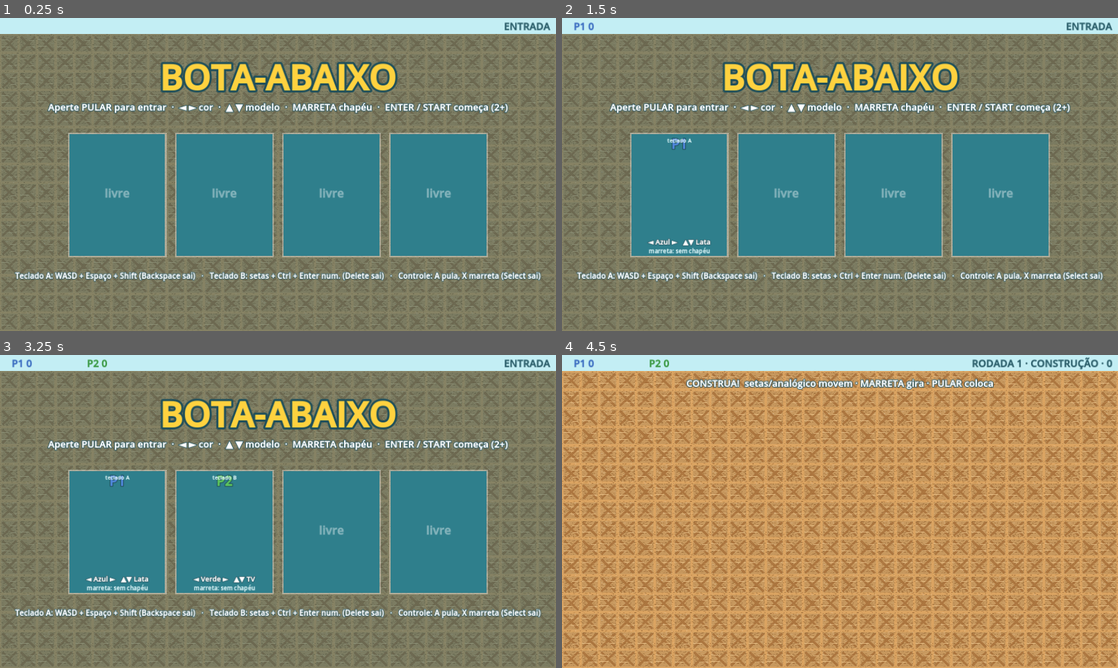
Above: before the commit, frames 1-4 (two rows, left to right).
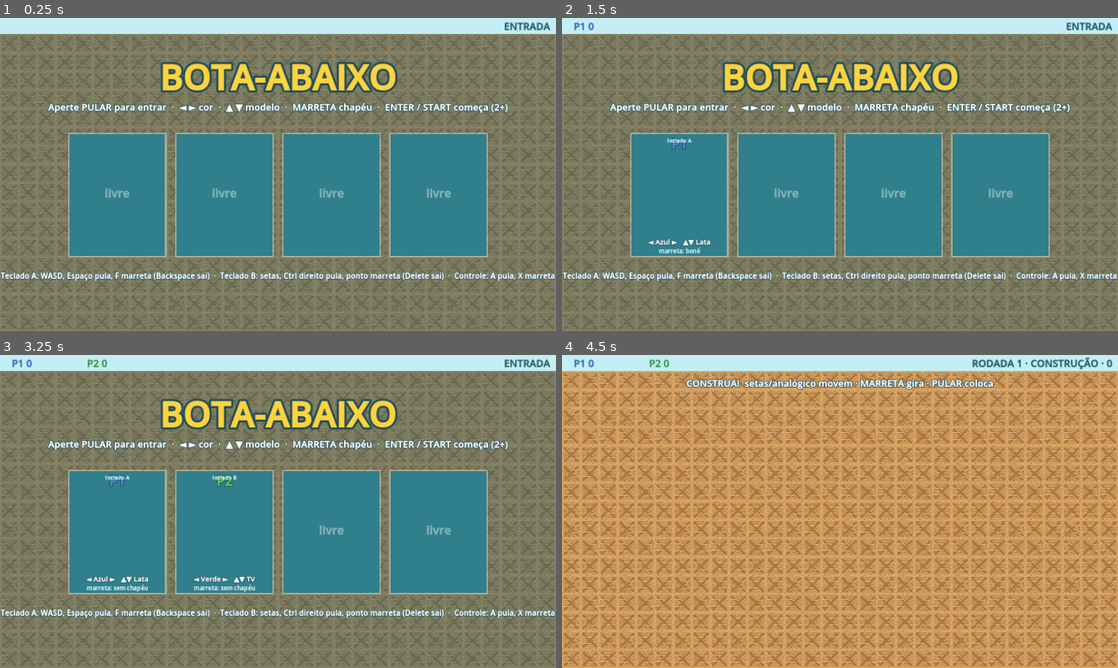
Above: after the commit, the same moments.

Repository: joao992001/bota-abaixo-teste-2
Game: Godot game, scene res://main.tscn
The game is run twice, just before and just after one commit, with the same random seed, the same clock (stepped at 60 frames per second) and the same inputs.
Inputs (mouse positions are in pixels of both pictures, inside the frame that each line leads up to):
- Up to frame 1 (0.25 s): no input
- Up to frame 2 (1.5 s): tap Enter at 0.5 s; move the mouse to (962, 158) at 0.52 s; hold Right from 0.53 s (still down); tap F at 0.6 s; click (962, 158) at 0.67 s; tap Space at 0.77, 1.07, 1.25 s; tap E at 0.8, 1.35 s; move the mouse to (728, 190) at 1.27 s
- Up to frame 3 (3.25 s): tap Space at 1.52, 1.82, 2.75, 3.02 s; tap Enter at 1.55, 2, 2.1 s; move the mouse to (333, 442) at 2.02 s; release Right at 2.03 s; hold A 2.03-2.78 s; tap Backspace at 2.3, 2.85 s; move the mouse to (250, 574) at 2.77 s; hold Right from 2.78 s (still down); click (250, 574) at 2.92 s; tap L at 3.05 s
- Up to frame 4 (4.5 s): tap Space at 3.32, 3.77, 4.07, 4.25 s; tap Enter at 3.5 s; move the mouse to (1006, 558) at 3.52 s; tap L at 3.6 s; tap Keypad Enter at 3.8, 4.35 s; move the mouse to (673, 464) at 4.27 s; release Right at 4.28 s; hold A from 4.28 s (still down)

The runs differ from the first frame. In frame 1, 1.7% of the frame differs, in the area x 0-100%, y 80-85%; in frame 2, 1.8%, in the area x 0-100%, y 73-85%; in frame 3, 1.7%; in frame 4, nothing differs.
Error in both runs: Trying to assign value of type 'Nil' to a variable of type 'Dictionary'. (res://autoload/data.gd:24)

Commit message:
Corrige marreta sozinha ao apertar setas (Shift fantasma do Windows): teclado sem Shift, Ctrl direito para o teclado B, teclas por evento
Co-Authored-By: Claude Opus 5.5 <noreply@anthropic.com>
Claude-Session: https://claude.ai/code/session_018QUPBRYpVzUA4ooVrpYmDH

Diff:
--- a/game/autoload/player_input.gd
+++ b/game/autoload/player_input.gd
@@ -1,14 +1,16 @@
 extends Node
 ## Entrada por jogador. O jogo pergunta sempre held/pressed(jogador, ação); nunca lê o dispositivo direto.
-## Teclado A: WASD + Espaço (pular) + Shift/F (marreta). Teclado B: setas + Ctrl/L/Num0 (pular) + Enter num./K (marreta).
+## Teclado A: WASD + Espaço (pular) + F/E (marreta). Teclado B: setas + Ctrl direito/Num0/L (pular) + . / Enter num./K (marreta).
+## Sem Shift: no Windows, com NumLock ligado, as setas mandam um Shift "fantasma" (era a marreta sozinha).
+## Teclas lidas por evento (_input), para separar Ctrl esquerdo/direito; "ctrl_r" = só o Ctrl direito.
 ## Controle: analógico/direcional + A (pular) + X/B/RB (marreta) + Start. Enter/Start começa a partida.
 
 const ACTIONS := ["left", "right", "up", "down", "jump", "hammer", "start", "back"]
 const KEYMAP := {
 	"kb_a": {"left": [KEY_A], "right": [KEY_D], "up": [KEY_W], "down": [KEY_S],
-		"jump": [KEY_SPACE], "hammer": [KEY_SHIFT, KEY_F], "start": [KEY_ENTER], "back": [KEY_BACKSPACE]},
+		"jump": [KEY_SPACE], "hammer": [KEY_F, KEY_E], "start": [KEY_ENTER], "back": [KEY_BACKSPACE]},
 	"kb_b": {"left": [KEY_LEFT], "right": [KEY_RIGHT], "up": [KEY_UP], "down": [KEY_DOWN],
-		"jump": [KEY_CTRL, KEY_KP_0, KEY_L], "hammer": [KEY_KP_ENTER, KEY_K], "start": [KEY_ENTER], "back": [KEY_DELETE]},
+		"jump": ["ctrl_r", KEY_KP_0, KEY_L], "hammer": [KEY_PERIOD, KEY_SLASH, KEY_KP_ENTER, KEY_K], "start": [KEY_ENTER], "back": [KEY_DELETE]},
 }
 
 var slots: Array = []   # dispositivo de cada jogador (índice = jogador)
@@ -42,7 +44,7 @@
 		for a in ACTIONS:
 			s[a] = false
 			for k in KEYMAP[dev][a]:
-				if Input.is_physical_key_pressed(k):
+				if key_down(k):
 					s[a] = true
 	elif dev.begins_with("joy"):
 		var j := int(dev.substr(3))
@@ -58,6 +60,27 @@
 		s["start"] = Input.is_joy_button_pressed(j, JOY_BUTTON_START)
 		s["back"] = Input.is_joy_button_pressed(j, JOY_BUTTON_BACK)
 	return s
+
+var _keys := {}   # "tecla:posição" -> apertada (posição separa Ctrl/Shift esquerdo e direito)
+
+func _input(e: InputEvent) -> void:
+	if e is InputEventKey and not e.echo:
+		var k: int = e.physical_keycode if e.physical_keycode != 0 else e.keycode
+		_keys["%d:%d" % [k, e.location]] = e.pressed
+
+func _notification(what: int) -> void:
+	if what == NOTIFICATION_APPLICATION_FOCUS_OUT:
+		_keys.clear()   # janela perdeu o foco: nenhuma tecla fica "presa"
+
+func key_down(k) -> bool:
+	if k is String:
+		match k:
+			"ctrl_r": return _keys.get("%d:%d" % [KEY_CTRL, KEY_LOCATION_RIGHT], false)
+		return false
+	for loc in [KEY_LOCATION_UNSPECIFIED, KEY_LOCATION_LEFT, KEY_LOCATION_RIGHT]:
+		if _keys.get("%d:%d" % [k, loc], false):
+			return true
+	return false
 
 func is_keyboard(dev: String) -> bool:
 	return KEYMAP.has(dev)
--- a/game/tests/driver.gd
+++ b/game/tests/driver.gd
@@ -30,6 +30,15 @@
 		get_tree().quit(1 if fails > 0 else 0)
 
 # ---------------------------------------------------------------- utilidades
+func key_event(k: Key, down: bool, loc := KEY_LOCATION_UNSPECIFIED) -> void:
+	var e := InputEventKey.new()
+	e.physical_keycode = k
+	e.keycode = k
+	e.pressed = down
+	e.location = loc
+	Input.parse_input_event(e)
+	await frames(2)
+
 func frames(n: int) -> void:
 	for i in n:
 		await get_tree().physics_frame
@@ -103,6 +112,24 @@
 
 # ---------------------------------------------------------------- teste
 func autotest() -> void:
+	print("== Teclado (Windows: Shift fantasma nas setas, Ctrl esquerdo x direito)")
+	await key_event(KEY_SHIFT, true, KEY_LOCATION_LEFT)
+	await key_event(KEY_RIGHT, true)
+	check(PlayerInput.dev_held("kb_b", "right") and not PlayerInput.dev_held("kb_a", "hammer"), "seta com Shift fantasma não aciona a marreta do teclado A")
+	await key_event(KEY_SHIFT, false, KEY_LOCATION_LEFT)
+	await key_event(KEY_RIGHT, false)
+	await key_event(KEY_CTRL, true, KEY_LOCATION_LEFT)
+	check(not PlayerInput.dev_held("kb_b", "jump"), "Ctrl esquerdo não faz o teclado B pular")
+	await key_event(KEY_CTRL, false, KEY_LOCATION_LEFT)
+	await key_event(KEY_CTRL, true, KEY_LOCATION_RIGHT)
+	check(PlayerInput.dev_held("kb_b", "jump"), "Ctrl direito faz o teclado B pular")
+	await key_event(KEY_CTRL, false, KEY_LOCATION_RIGHT)
+	await key_event(KEY_F, true)
+	check(PlayerInput.dev_held("kb_a", "hammer"), "F é a marreta do teclado A")
+	await key_event(KEY_F, false)
+	main.players.clear()   # o Ctrl direito simulado fez o teclado B entrar: limpa para o resto do teste
+	PlayerInput.slots.clear()
+
 	print("== Entrada")
 	PlayerInput.virtual = {"v0": {}, "v1": {}}
 	await frames(2)
--- a/game/ui/hud.gd
+++ b/game/ui/hud.gd
@@ -83,7 +83,7 @@
 			text(r.position + Vector2(0, 30), PlayerInput.label(p["dev"]), 18, Color("#d9f3f6"), HORIZONTAL_ALIGNMENT_CENTER, r.size.x)
 		else:
 			text(r.position + Vector2(0, 220), "livre", 40, Color(1, 1, 1, 0.4), HORIZONTAL_ALIGNMENT_CENTER, r.size.x)
-	text(Vector2(0, 900), "Teclado A: WASD + Espaço + Shift (Backspace sai)   ·   Teclado B: setas + Ctrl + Enter num. (Delete sai)   ·   Controle: A pula, X marreta (Select sai)", 26, Color.WHITE, HORIZONTAL_ALIGNMENT_CENTER, 1920, 6)
+	text(Vector2(0, 900), "Teclado A: WASD, Espaço pula, F marreta (Backspace sai)  ·  Teclado B: setas, Ctrl direito pula, ponto marreta (Delete sai)  ·  Controle: A pula, X marreta", 26, Color.WHITE, HORIZONTAL_ALIGNMENT_CENTER, 1920, 6)
 
 func _dev_name(dev: String) -> String:
 	match dev:
Not shown, changed: .claude/skills/multiplayer-local/SKILL.md
Not shown, changed: docs/decisoes.md
